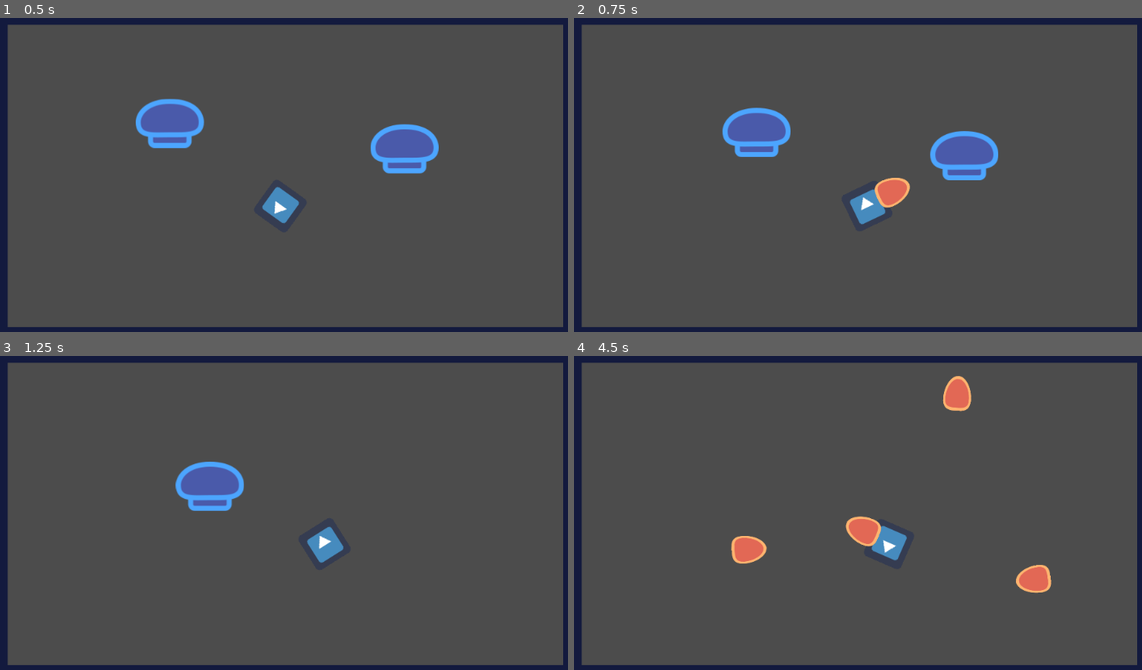
Above: before the commit, frames 1-4 (two rows, left to right).
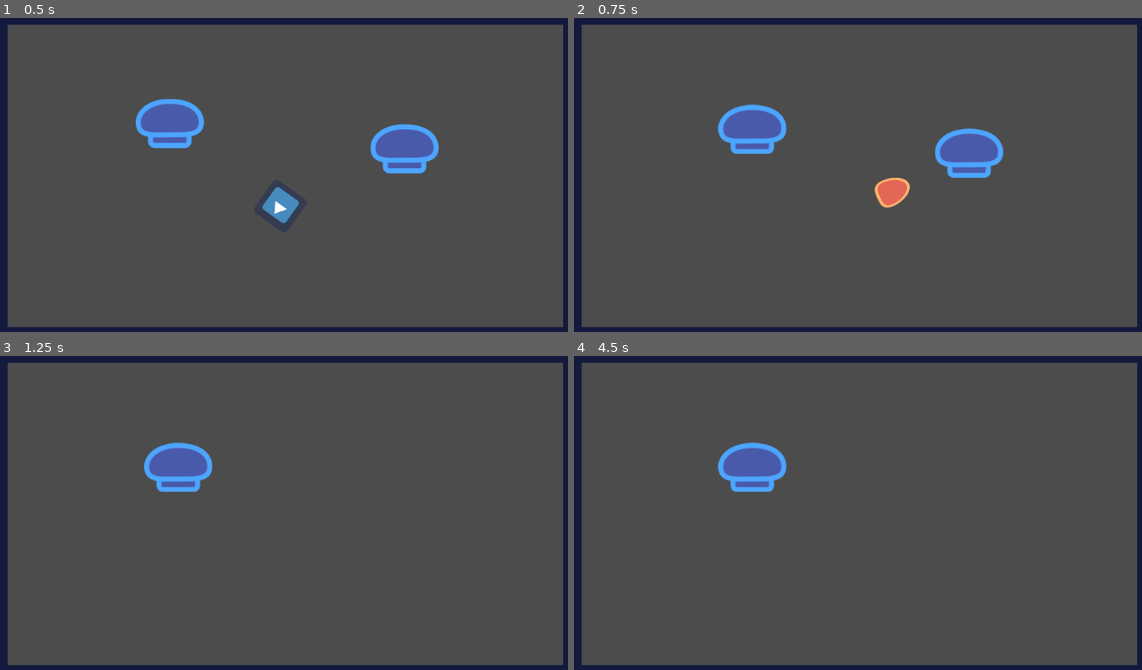
Above: after the commit, the same moments.

Repository: yenyao/GodotJam
Game: Godot game, scene res://src/Levels/FirstScene.tscn
Two runs of this game, one before a commit and one after it. Both use one fixed random seed, a clock stepped at 60 frames per second and the inputs below. The engine's default icon, where the game draws it, is replaced by a stand-in: a white triangle on a blue panel in a dark square.
Inputs (mouse positions are in pixels of both pictures, inside the frame that each line leads up to):
- Up to frame 1 (0.5 s): no input
- Up to frame 2 (0.75 s): move the mouse to (994, 143) at 0.52 s; hold D (move_right) from 0.53 s (still down); click (994, 143) at 0.6 s
- Up to frame 3 (1.25 s): keep holding D (move_right)
- Up to frame 4 (4.5 s): move the mouse to (727, 519) at 1.27 s; release D (move_right) at 1.28 s; hold S (move_down) 1.28-2.03 s; click (727, 519) at 1.35 s; move the mouse to (920, 418) at 2.02 s; hold D (move_right) 2.03-2.78 s; click (920, 418) at 2.1 s; move the mouse to (823, 575) at 2.77 s; hold W (move_up) 2.78-3.53 s; click (823, 575) at 2.85 s; move the mouse to (1045, 556) at 3.52 s; hold A (move_left) from 3.53 s (still down); click (1045, 556) at 3.6 s; move the mouse to (659, 443) at 4.27 s; click (659, 443) at 4.35 s

Frame 1 is identical in both runs. In frame 2, 2.1% of the frame differs, in the area x 25-76%, y 27-66%; in frame 3, 2.9%; in frame 4, 3.8%, in the area x 25-85%, y 6-76%.

Commit message:
player death on enemy collision

Diff:
--- a/src/actors/Enemy.gd
+++ b/src/actors/Enemy.gd
@@ -10,10 +10,12 @@
 	velocity = move_enemy()
 
 func move_enemy():
-	if target != null:
+	if target != null and is_instance_valid(target):
 		direction = (target.position - position).normalized()
 		velocity = speed * direction
 		return move_and_slide(velocity)
+	if !is_instance_valid(target):
+		target = null
 
 
 
--- a/src/actors/Enemy.tscn
+++ b/src/actors/Enemy.tscn
@@ -10,6 +10,8 @@
 extents = Vector2( 45.939, 34.8252 )
 
 [node name="Enemy" type="KinematicBody2D"]
+collision_layer = 2
+collision_mask = 4
 script = ExtResource( 2 )
 
 [node name="bumper" type="Sprite" parent="."]
--- a/src/actors/player.gd
+++ b/src/actors/player.gd
@@ -33,4 +33,4 @@
 		emit_signal("shoot", bullet)
 
 func _on_Area2D_body_entered(body):
-	print(body.name)
+	queue_free()
--- a/src/actors/player.tscn
+++ b/src/actors/player.tscn
@@ -8,6 +8,9 @@
 
 [sub_resource type="CircleShape2D" id=2]
 radius = 30.4082
+
+[sub_resource type="RectangleShape2D" id=3]
+extents = Vector2( 32, 32 )
 
 [node name="Player" type="KinematicBody2D"]
 collision_mask = 4
@@ -24,4 +27,13 @@
 
 [node name="BulletDetectorShape" type="CollisionShape2D" parent="BulletDetector"]
 shape = SubResource( 2 )
+
+[node name="EnemyDetector" type="Area2D" parent="."]
+collision_layer = 0
+collision_mask = 2
+
+[node name="EnemyDetectorShape" type="CollisionShape2D" parent="EnemyDetector"]
+shape = SubResource( 3 )
+
 [connection signal="body_entered" from="BulletDetector" to="." method="_on_Area2D_body_entered"]
+[connection signal="body_entered" from="EnemyDetector" to="." method="_on_Area2D_body_entered"]
Not shown: 1 places in src/actors/player.tscn that only renumber resources
